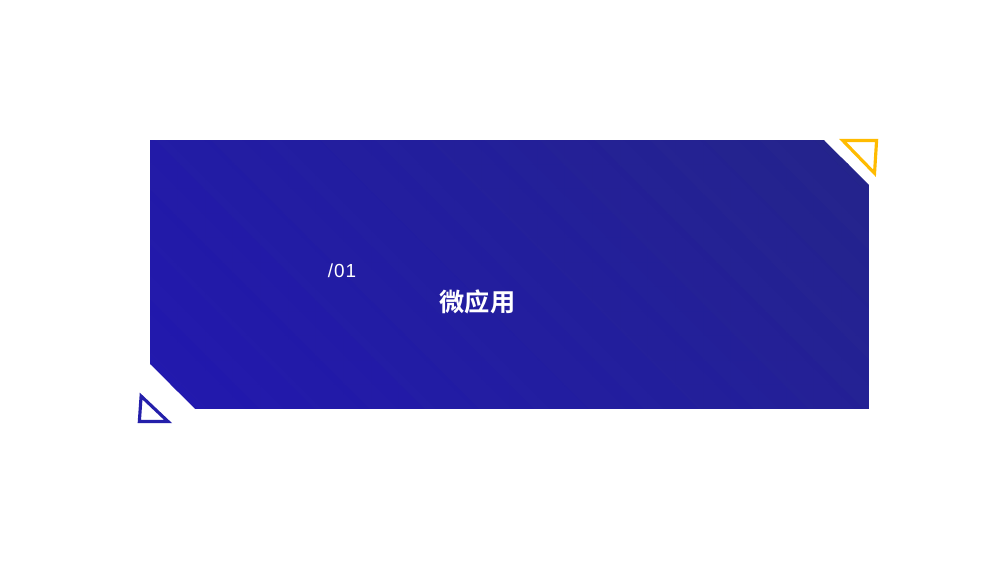
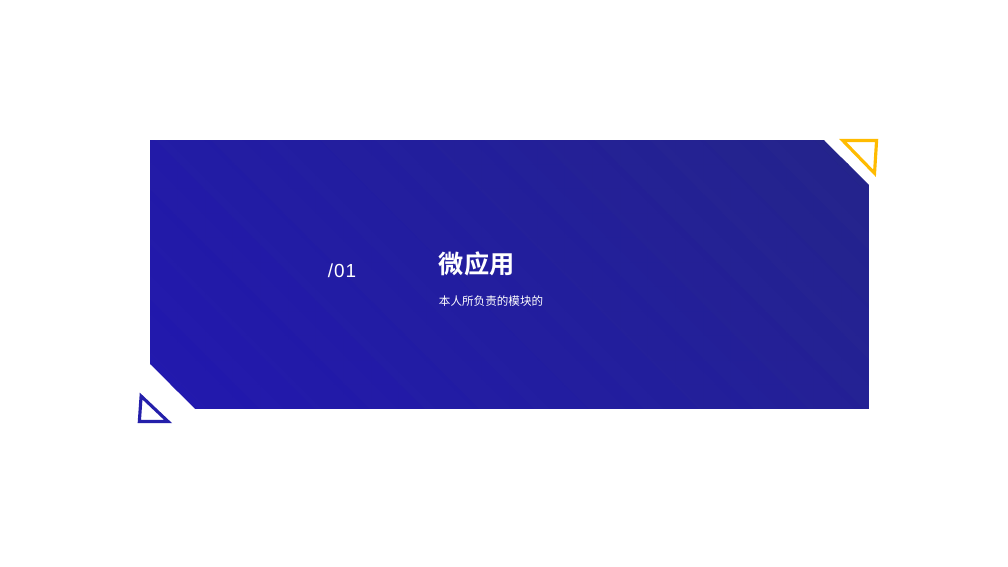
Before and after one commit to czx-dev/note, a slide deck: slide 3 of 陈仲贤述职答辩.pptx. Drawn at 1008x567 pixels with LibreOffice and Linux fonts; fonts in the diff are those of the drawing. Boxes give left, top, right and bottom in pixels: in the first picture for what was removed or moved away, otherwise in the second. Text is boxed around its words. In the diff, an @@ line names an element or a change of style, - is before the commit and + after.

```diff
--- a/陈仲贤述职答辩.pptx
+++ b/陈仲贤述职答辩.pptx
@@ title "微应用": place and size @@
-title "微应用" at [440,289,516,314]
+title "微应用" at [439,251,515,276]
@@ text added at [439,295,543,306], 11 pt, text #FFFFFF @@
+本人所负责的模块的
```
Also in this commit, not shown: 5 other slides changed, 17 other files.
